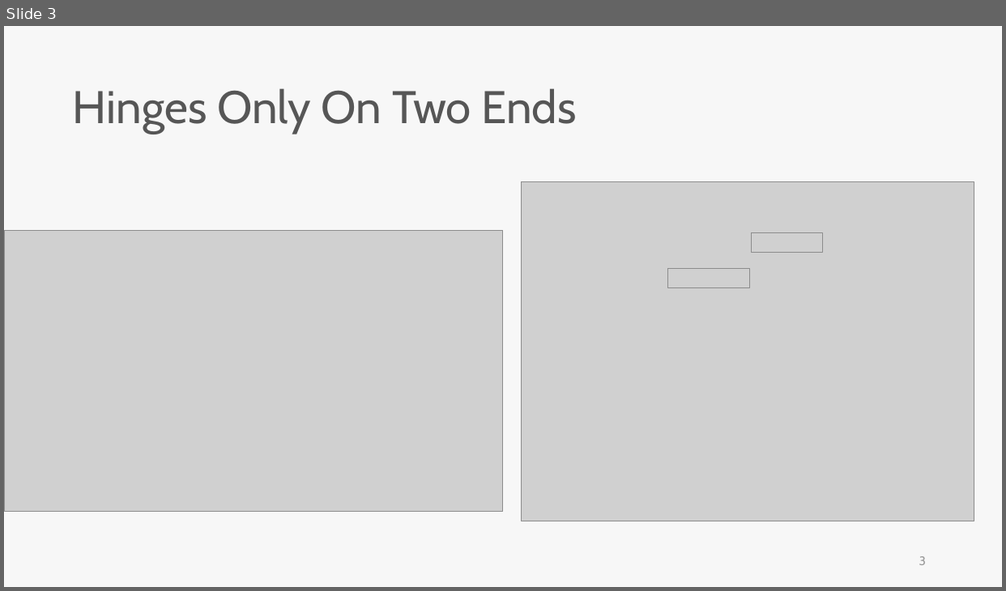
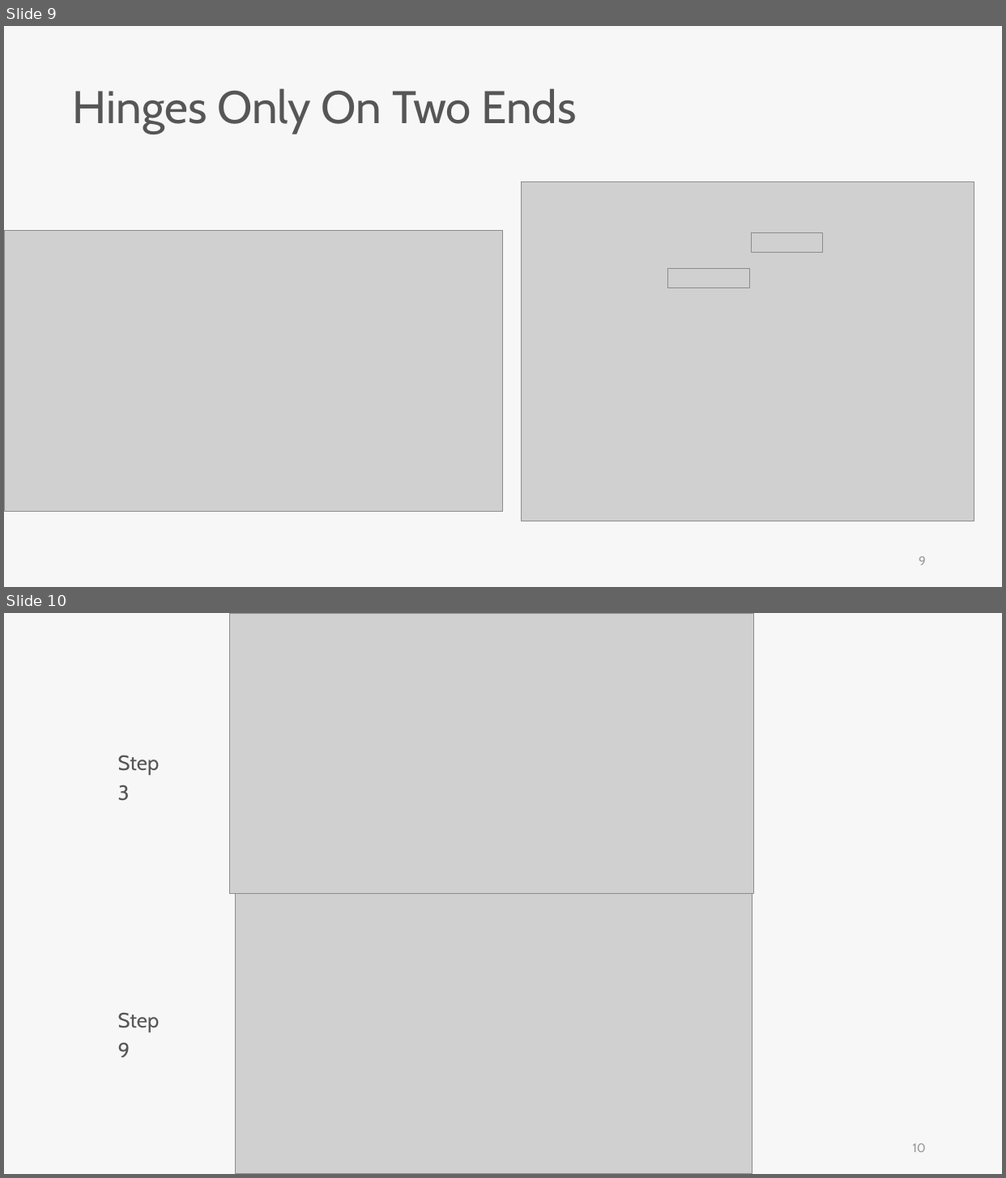
Before and after one commit to skyran1278/thesis, a slide deck: Meeting/20190516 Meeting/20190516 Meeting.pptx. Shown one above the other, each under a label of ours: slide 3 before the commit, slides 9 and 10 after it. The pictures are 1006x591 and 1006x1178 pixels, drawn with LibreOffice and Linux fonts; fonts in the diff are those of the drawing; grey boxes stand for pictures. Boxes give left, top, right and bottom in pixels: in the first picture for what was removed or moved away, otherwise in the second. Text is boxed around its words. In the diff, an @@ line names an element or a change of style, - is before the commit and + after.

```diff
--- a/Meeting/20190516 Meeting/20190516 Meeting.pptx
+++ b/Meeting/20190516 Meeting/20190516 Meeting.pptx
@@ slide 10 added at (x1=4, y1=613, x2=1002, y2=1174), background #F7F7F7 @@
@@ picture added at (x1=229, y1=613, x2=753, y2=894) @@
@@ text added at (x1=118, y1=755, x2=160, y2=801), 20 pt, text #565656 @@
+Step 3
@@ picture added at (x1=236, y1=894, x2=752, y2=1174) @@
@@ text added at (x1=118, y1=1012, x2=160, y2=1058), 20 pt, text #565656 @@
+Step 9
@@ page number added at (x1=913, y1=1144, x2=926, y2=1152), 12 pt, text #9A9A9A @@
+10
@@ what was slide 3 is now slide 9 @@
@@ page number at (x1=918, y1=557, x2=926, y2=565): text changed @@
-3
+9
```
Also in this commit, not shown: 9 slides changed, 9 other slides added, 4 slides removed.
